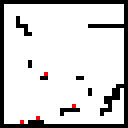
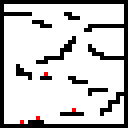
Comparing the layer stacks of the two 128x128 images. Changes:
painted on "level" over [4,12,124,116]
